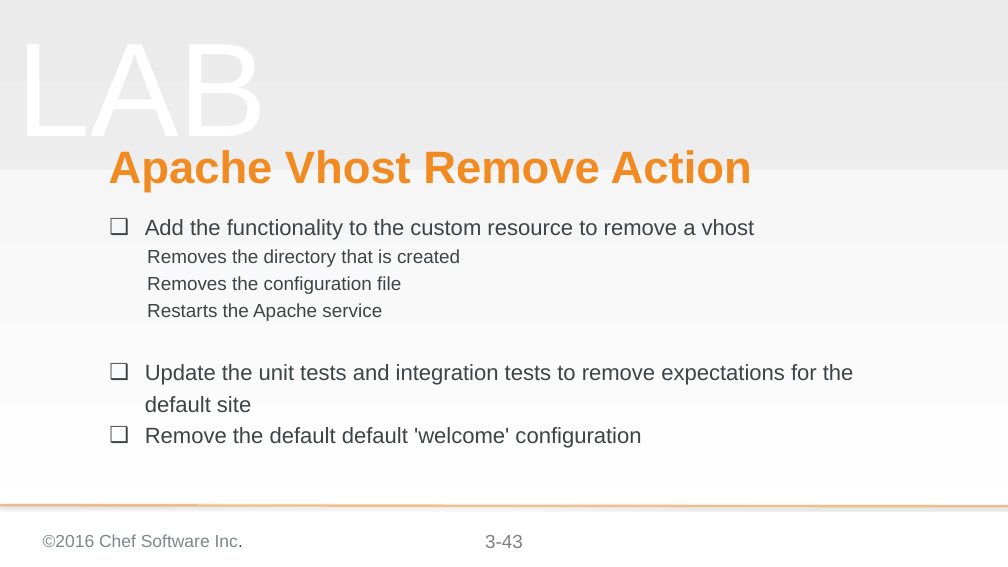
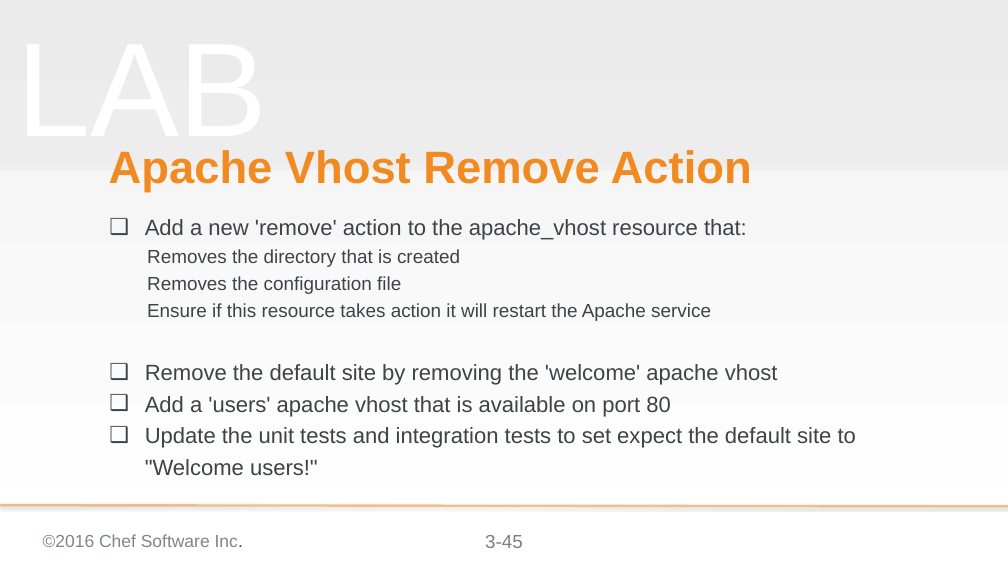
Before and after one commit to chef-training/extending_cookbooks, a slide deck: slide 45 of 03-creating_a_custom_resource-linux.pptx (slide 43 before the commit). Drawn at 1008x567 pixels with LibreOffice and Linux fonts; fonts in the diff are those of the drawing; background and template pictures are left out. Boxes give left, top, right and bottom in pixels: in the first picture for what was removed or moved away, otherwise in the second. Text is boxed around its words. In the diff, an @@ line names an element or a change of style, - is before the commit and + after.

Commit message:
Update creating a custom resource for linux is now code complete

```diff
--- a/03-creating_a_custom_resource-linux.pptx
+++ b/03-creating_a_custom_resource-linux.pptx
@@ subtitle at [145,219,747,240]: text changed @@
-❑ Add the functionality to the custom resource to remove a vhost
+❑ Add a new 'remove' action to the apache_vhost resource that:
@@ subtitle at [145,303,856,475]: text changed @@
-  Restarts the Apache service
-❑ Update the unit tests and integration tests to remove expectations for the default site
-❑ Remove the default default 'welcome' configuration
+  Ensure if this resource takes action it will restart the Apache service
+❑ Remove the default site by removing the 'welcome' apache vhost
+❑ Add a 'users' apache vhost that is available on port 80
+❑ Update the unit tests and integration tests to set expect the default site to "Welcome users!"
@@ page number at [485,535,523,548]: text changed @@
-3-43
+3-45
```
Also in this commit, not shown: 29 other slides changed, 12 slides added, 2 slides removed.
